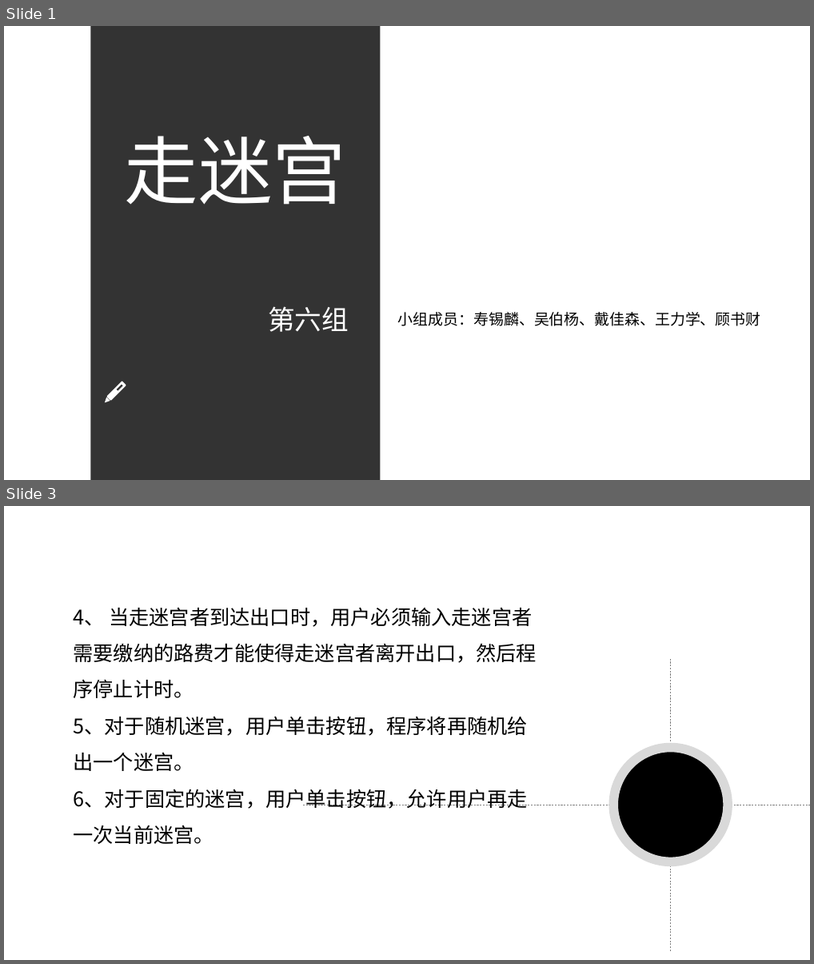
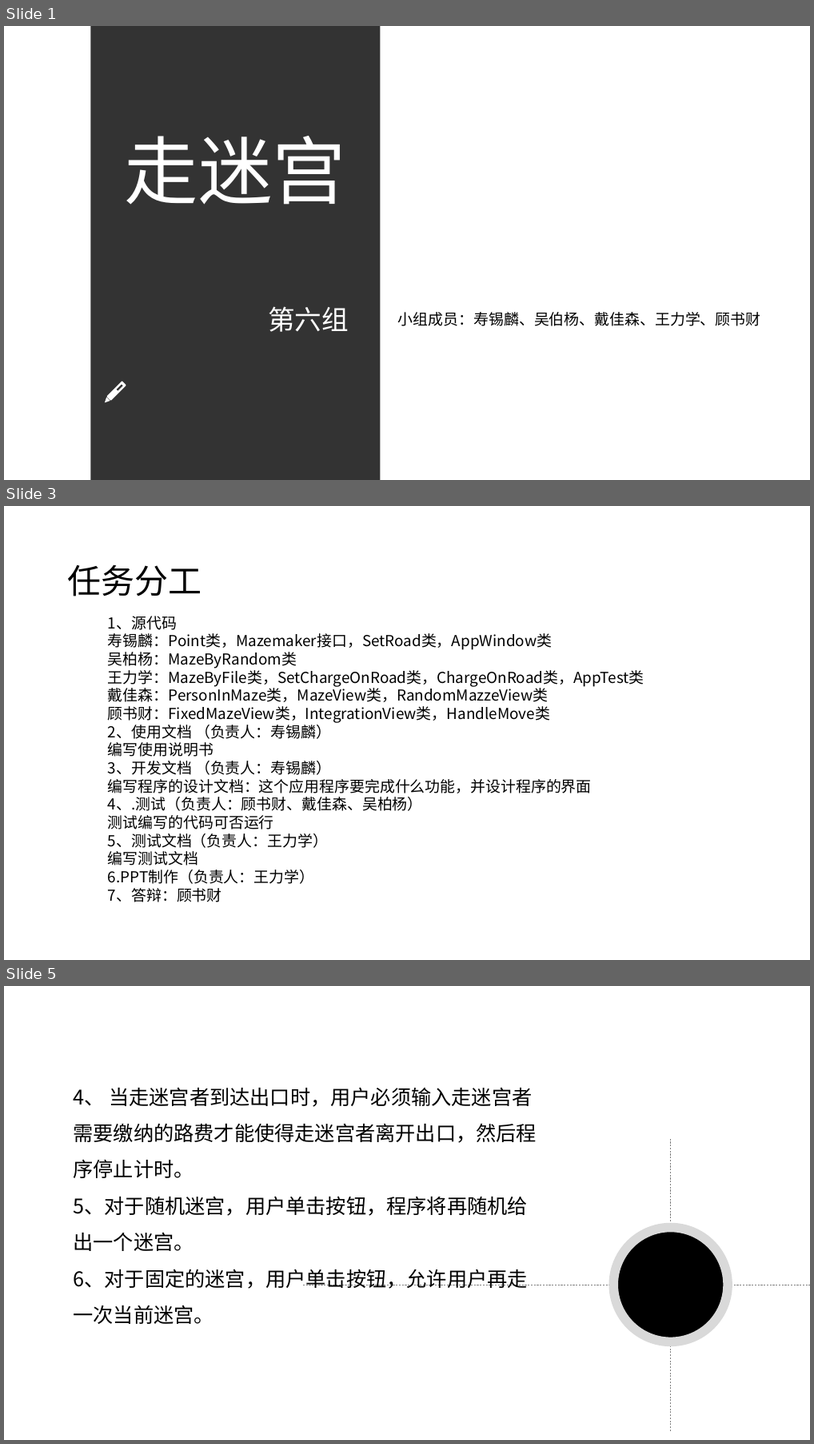
Before and after one commit to sxl888/run-a-maze, a slide deck: 第六组走迷宫答辩ppt.pptx. Shown one above the other, each under a label of ours: slides 1 and 3 before the commit, slides 1, 3 and 5 after it; the slides between them are not shown. The pictures are 814x964 and 814x1444 pixels, drawn with LibreOffice and Linux fonts; fonts in the diff are those of the drawing; background and template pictures are left out. Boxes give left, top, right and bottom in pixels: in the first picture for what was removed or moved away, otherwise in the second. Text is boxed around its words. In the diff, an @@ line names an element or a change of style, - is before the commit and + after.

```diff
--- a/第六组走迷宫答辩ppt.pptx
+++ b/第六组走迷宫答辩ppt.pptx
@@ slide 3 added at box(4, 506, 810, 960), background picture (left out) @@
@@ title added at box(67, 564, 202, 596), 40 pt, text #000000 @@
+任务分工
@@ text added at box(108, 616, 645, 902), 18 pt, text #000000 @@
+1、源代码
+寿锡麟：Point类，Mazemaker接口，SetRoad类，AppWindow类
+吴柏杨：MazeByRandom类
+王力学：MazeByFile类，SetChargeOnRoad类，ChargeOnRoad类，AppTest类
+戴佳森：PersonInMaze类，MazeView类，RandomMazzeView类
+顾书财：FixedMazeView类，IntegrationView类，HandleMove类
+2、使用文档 （负责人：寿锡麟）
+编写使用说明书
+3、开发文档 （负责人：寿锡麟）
+编写程序的设计文档：这个应用程序要完成什么功能，并设计程序的界面
+4、.测试（负责人：顾书财、戴佳森、吴柏杨）
+测试编写的代码可否运行
+5、测试文档（负责人：王力学）
+编写测试文档
+6.PPT制作（负责人：王力学）
+7、答辩：顾书财
@@ what was slide 3 is now slide 5 @@
```
Also in this commit, not shown: 5 slides changed, 5 other slides added, 3 slides removed.
